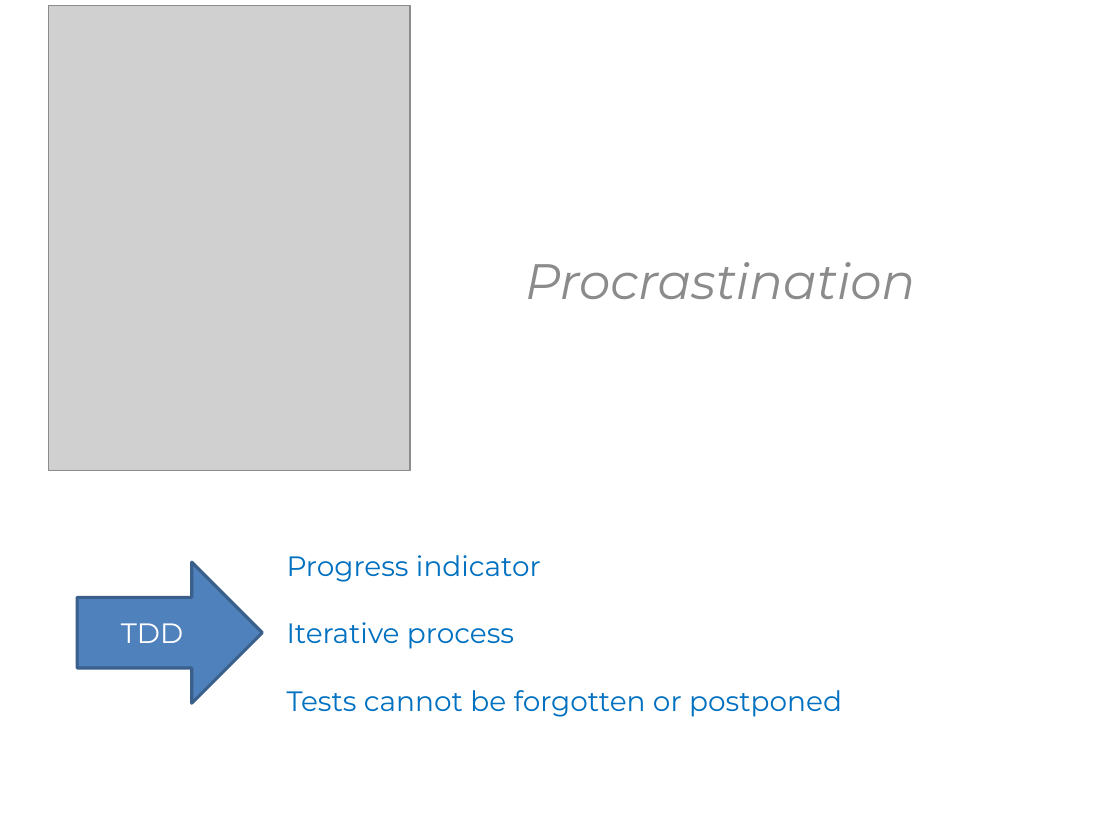
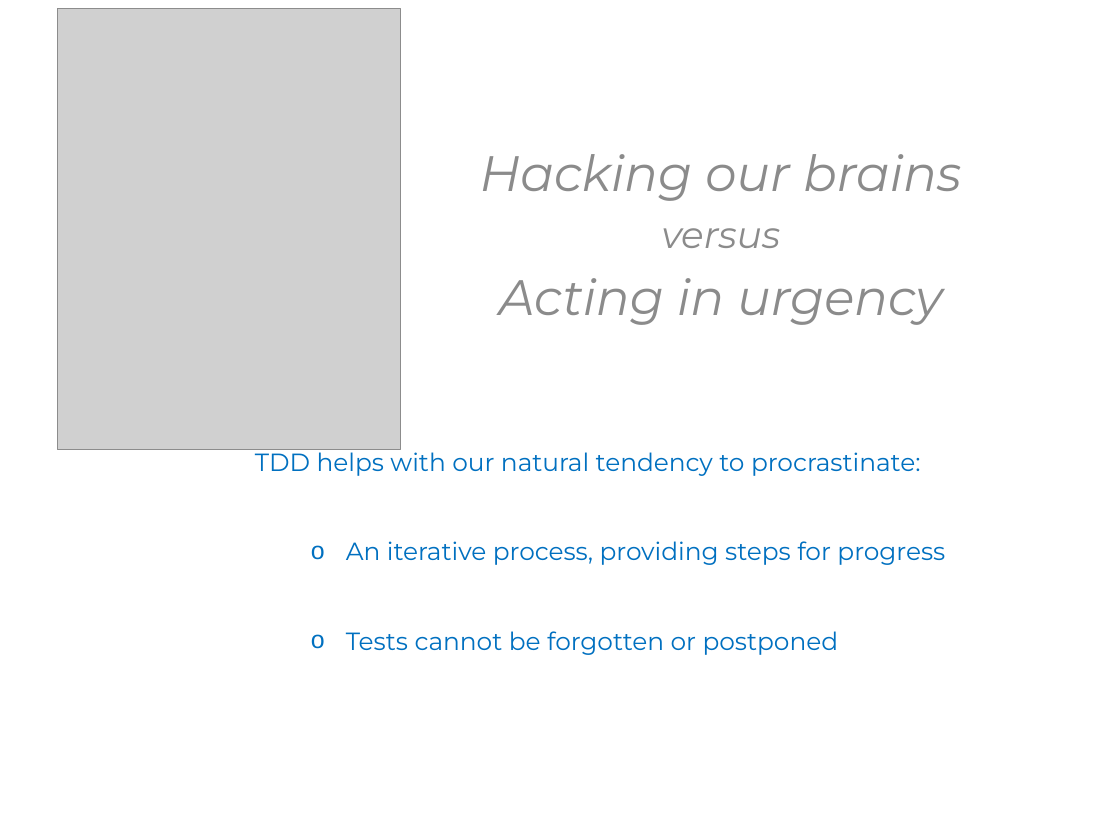
Before and after one commit to KhrisFernandez/tdd, a slide deck: slide 39 of initiation/resources/TDD - Initiation - EN.pptx (slide 27 before the commit). Drawn at 1120x840 pixels with LibreOffice and Linux fonts; fonts in the diff are those of the drawing; grey boxes stand for pictures. Boxes give left, top, right and bottom in pixels: in the first picture for what was removed or moved away, otherwise in the second. Text is boxed around its words. In the diff, an @@ line names an element or a change of style, - is before the commit and + after.

```diff
--- a/initiation/resources/TDD - Initiation - EN.pptx
+++ b/initiation/resources/TDD - Initiation - EN.pptx
@@ picture: place and size @@
-picture at <box>48,6,410,470</box>
+picture at <box>57,9,400,450</box>
@@ text added at <box>480,154,961,325</box>, 32 pt, text #8B8B8B, italic @@
+Hacking our brains
+versus
+Acting in urgency
@@ text removed at <box>525,262,915,299</box> @@
-Procrastination
@@ text "TDD helps with our natural ...": place and size @@
-text "TDD helps with our natural ..." at <box>287,555,842,717</box>
+text "TDD helps with our natural ..." at <box>255,447,945,655</box>
@@ text at <box>255,447,945,565</box>: text changed; size 18 to 16 pt @@
-Progress indicator
-Iterative process
+TDD helps with our natural tendency to procrastinate:
+  o An iterative process, providing steps for progress
@@ right arrow removed at <box>77,562,262,703</box> @@
-TDD
@@ text at <box>346,631,839,655</box>: size 18 to 16 pt in "Tests cannot be forgotten or postponed"; bullet none to o; list level 1 to 2 in "Tests cannot be forgotten or ..." @@
```
Also in this commit, not shown: 43 other slides changed, 14 slides added, 9 slides removed, 1 other file.
